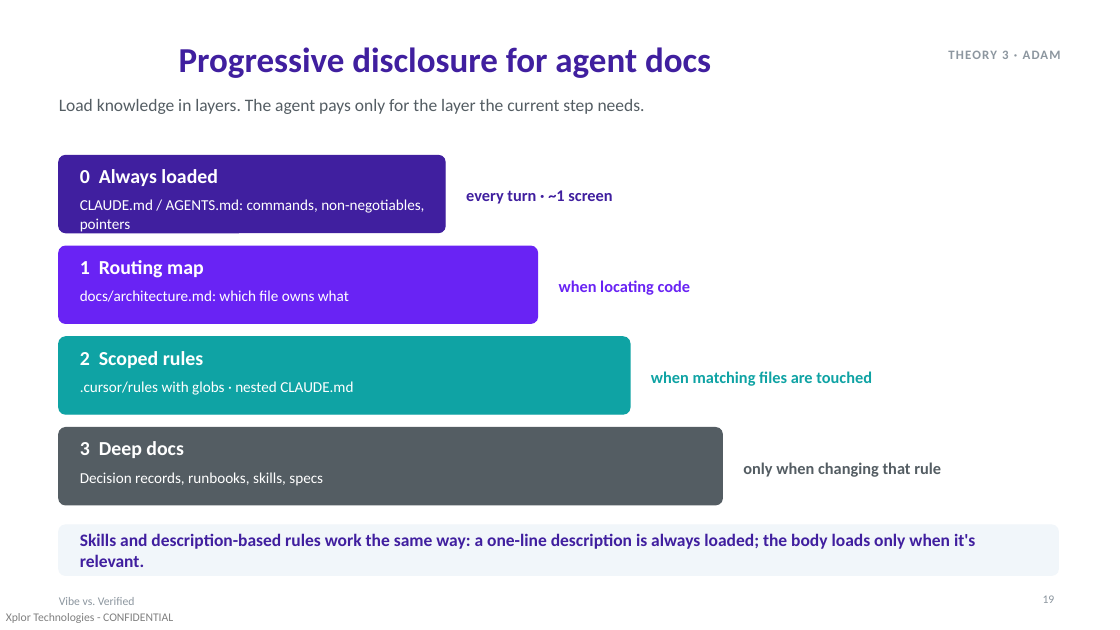
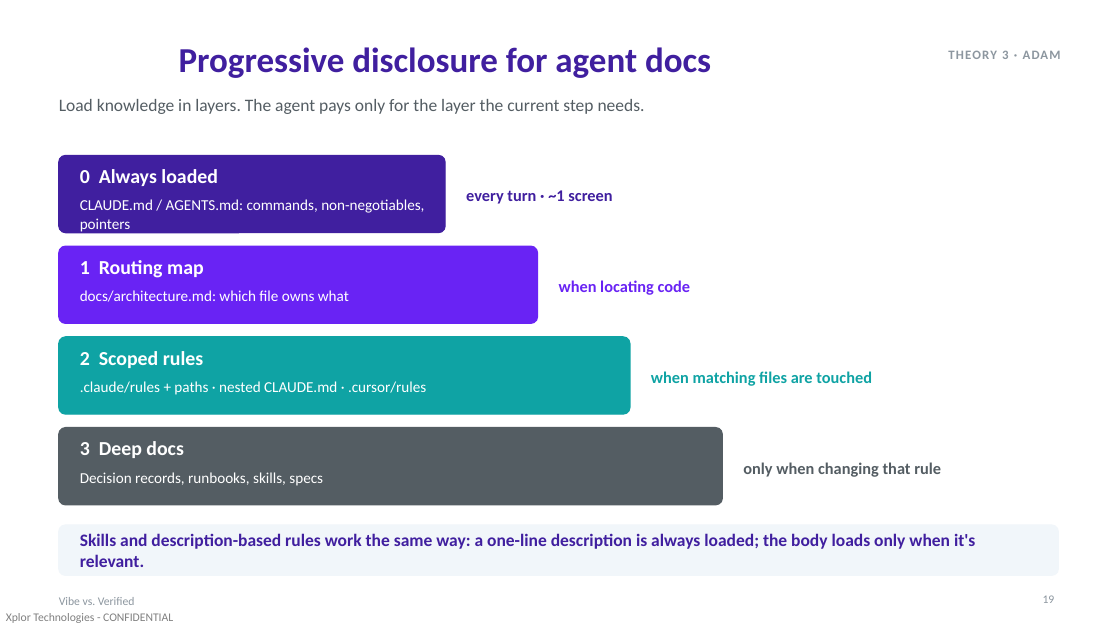
Before and after one commit to AdamMiddendorf/token-efficiency-demo, a slide deck: slide 19 of presentation/vibe-vs-verified.pptx. Drawn at 1120x630 pixels with LibreOffice and Linux fonts; fonts in the diff are those of the drawing. Boxes give left, top, right and bottom in pixels: in the first picture for what was removed or moved away, otherwise in the second. Text is boxed around its words. In the diff, an @@ line names an element or a change of style, - is before the commit and + after.

```diff
--- a/presentation/vibe-vs-verified.pptx
+++ b/presentation/vibe-vs-verified.pptx
@@ text at bbox=[80, 381, 426, 395]: text changed @@
-.cursor/rules with globs · nested CLAUDE.md
+.claude/rules + paths · nested CLAUDE.md · .cursor/rules
```
Also in this commit, not shown: 4 other slides changed, 9 other files.
